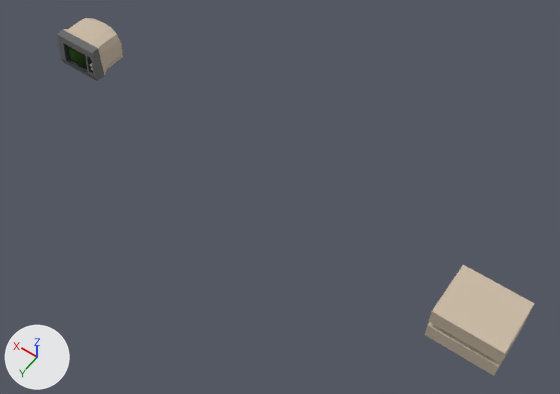
Two versions of the Blender file assets/beta/computer.blend, one commit apart.
Before and after are seen from a camera (50 mm lens) standing at (-55.1, 41.7, 75.0) and looking at (-27.1, 2.4, 13.2). The axes (+X, +Y, +Z) are drawn at lower left. The lights are the same throughout. The picture after the commit comes second.

Names of what the first picture shows: 'Server 2', 'Server 3', 'monitor'.
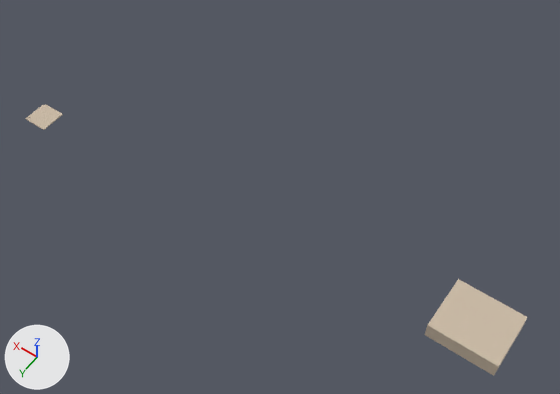
Where the change shows, as pixel boxes [x1, y1, x2, y2] in the pictures (560 x 394 px):
'Server 2', deleted (beige)
    before: [429, 265, 535, 363]
'monitor', hidden
    before: [57, 18, 123, 81]
'diskette-b', added (beige)
    after: [26, 105, 63, 130]
'Server 3', unchanged, uncovered by the edit
    before: [425, 320, 526, 376]
    after: [425, 279, 527, 376]

The change, as a list of edits to the scene's bpy script:
```text
Add me_cube_003_1:
    me_cube_003_1.from_pydata(...)  # 260 vertices, 260 faces; spans x -3.77..3.77, y 18.05..24.47, z 0.14..2.14
    me_cube_003_1.materials.append(mat_base_color)
Remove ob_server_2:
    ob_server_2 = bpy.data.objects.new('Server 2', me_cube_003)
    ob_server_2.location = (-49.21, -20.93, 8.55)
Change ob_monitor:
    add ob_monitor.hide_set(True)
Add ob_diskette_b:
    ob_diskette_b = bpy.data.objects.new('diskette-b', me_cube_003_1)
    ob_diskette_b.location = (-0.62, -0.28, 14.42)
    ob_diskette_b.scale = (0.366, 0.434, 0.0554)
```
